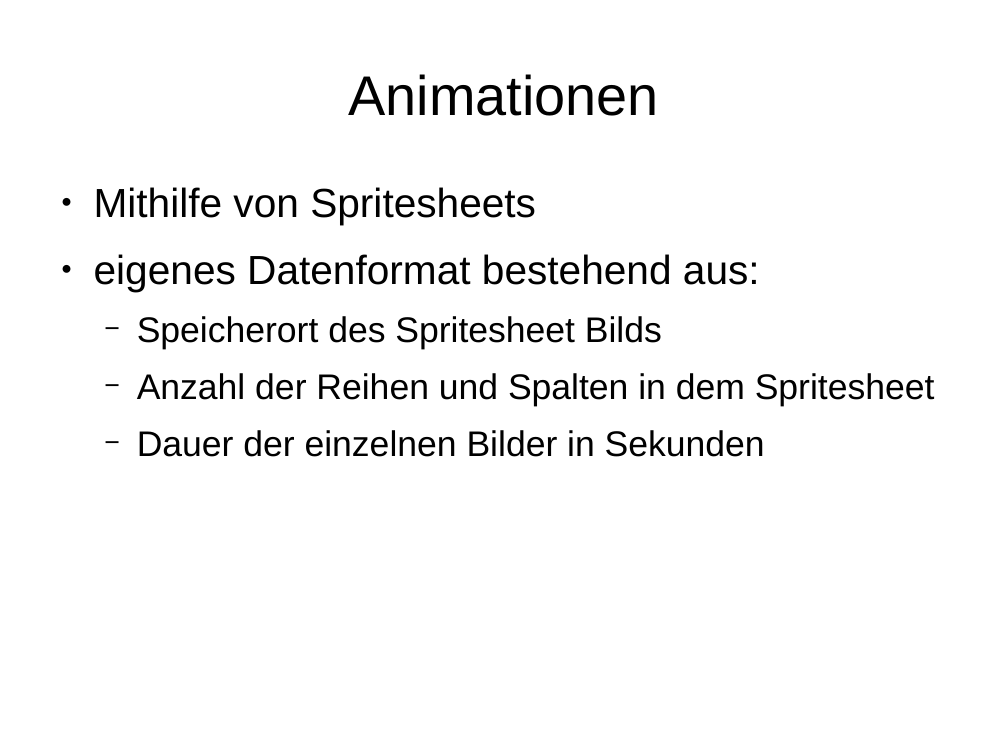
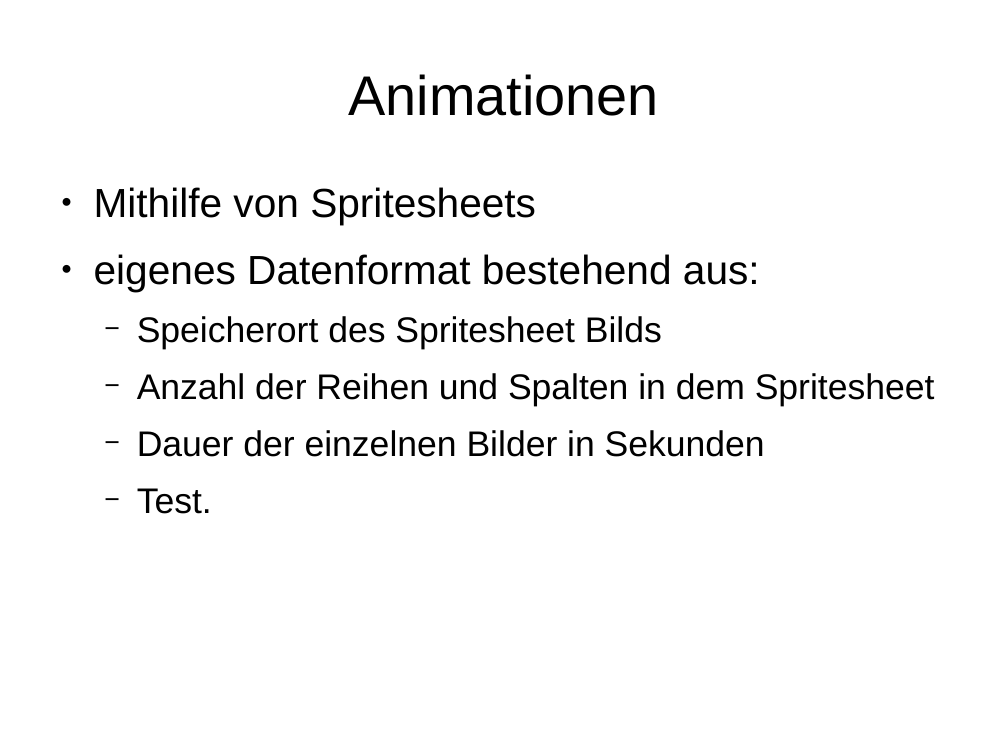
Before and after one commit to dagophil/sfml_openni, a slide deck: slide 9 of presentation/haegele_schill_kinect_menu.odp. Drawn at 1008x756 pixels with LibreOffice and Linux fonts; fonts in the diff are those of the drawing. Boxes give left, top, right and bottom in pixels: in the first picture for what was removed or moved away, otherwise in the second. Text is boxed around its words. In the diff, an @@ line names an element or a change of style, - is before the commit and + after.

```diff
--- a/presentation/haegele_schill_kinect_menu.odp
+++ b/presentation/haegele_schill_kinect_menu.odp
@@ text at (137,488,212,514): paragraph added @@
+  − Test.
```
